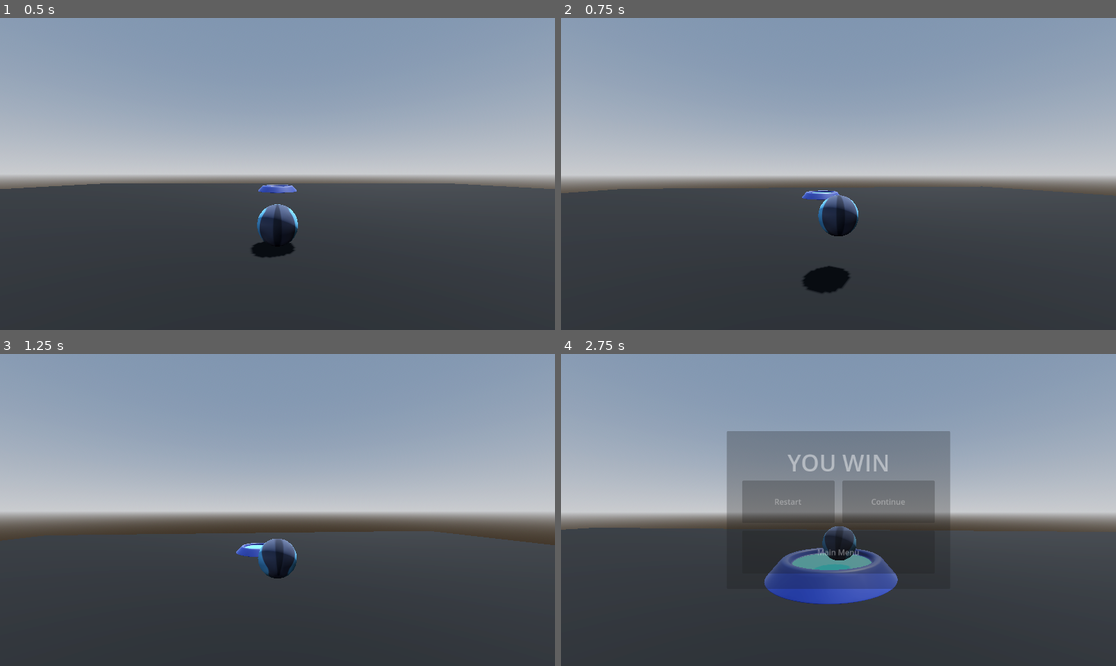
Above: before the commit, frames 1-4 (two rows, left to right).
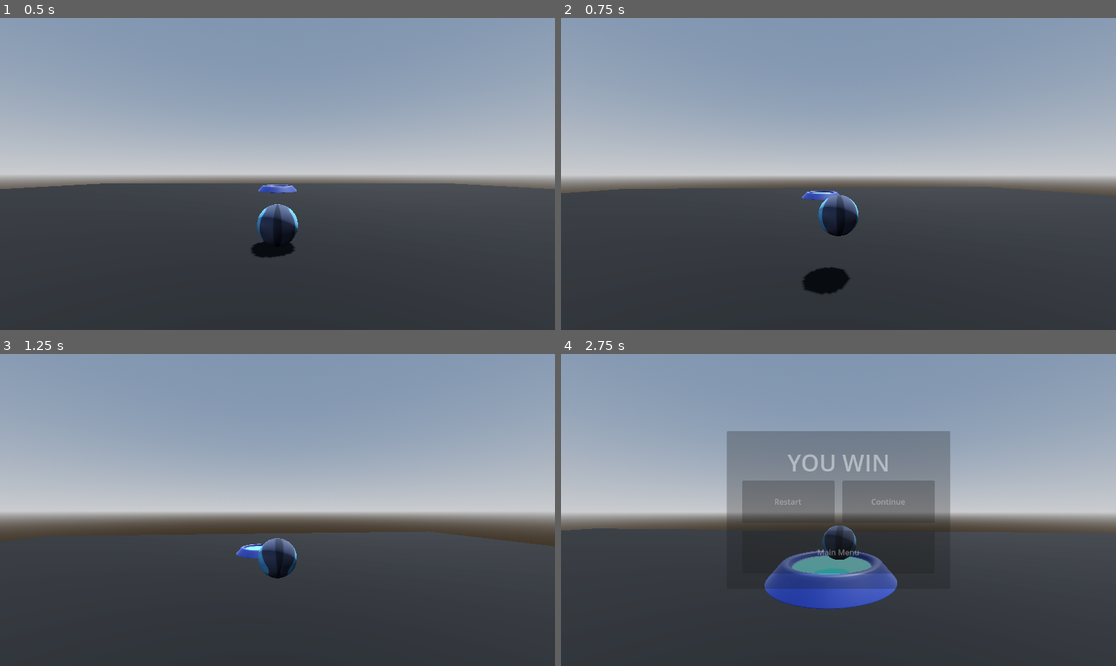
Above: after the commit, the same moments.

Repository: ddon-dev/tiki-boost
Game: Godot game, scene res://scenes/levels/Proto.tscn
The game is run twice, just before and just after one commit, with the same random seed, the same clock (stepped at 60 frames per second) and the same inputs. The engine's default icon, where the game draws it, is replaced by a stand-in: a white triangle on a blue panel in a dark square.
Inputs (mouse positions are in pixels of both pictures, inside the frame that each line leads up to):
- Up to frame 1 (0.5 s): no input
- Up to frame 2 (0.75 s): tap Enter at 0.5 s; move the mouse to (866, 174) at 0.52 s; hold W (forward) from 0.53 s (still down); click (866, 174) at 0.6 s
- Up to frame 3 (1.25 s): keep holding W (forward); click (305, 510) at 0.77 s; click (305, 510) at 1.07 s
- Up to frame 4 (2.75 s): keep holding W (forward); move the mouse to (810, 510) at 1.27 s; tap Space at 1.35 s; click (810, 510) at 1.52 s; click (810, 510) at 1.55 s; click (810, 510) at 1.82 s; move the mouse to (849, 503) at 2.02 s; click (849, 503) at 2.1 s

Frame 1 is identical in both runs. In frame 2, less than 0.1% of the frame differs, in the area x 1-78%, y 53-89%; in frame 3, 0.3%; in frame 4, 1.3%, in the area x 0-90%, y 55-82%.

Commit message:
added death zone and jump buffering time

Diff:
--- a/scenes/levels/Proto.tscn
+++ b/scenes/levels/Proto.tscn
@@ -1,9 +1,10 @@
-[gd_scene load_steps=9 format=3 uid="uid://r5802t4ayrt0"]
+[gd_scene load_steps=10 format=3 uid="uid://r5802t4ayrt0"]
 
 [ext_resource type="PackedScene" uid="uid://bguscvtdsubse" path="res://scenes/player/Player.tscn" id="1_a6j5x"]
 [ext_resource type="Script" uid="uid://b8fx2gpqpf8tp" path="res://scripts/levels/level_manager.gd" id="2_rsu2w"]
 [ext_resource type="PackedScene" uid="uid://c1bkxh8p1litp" path="res://scenes/objects/FinishPoint.tscn" id="2_u1lr8"]
 [ext_resource type="PackedScene" uid="uid://c5teqd0w4tca1" path="res://scenes/ui/ProtoWinScreen.tscn" id="3_4t2bw"]
+[ext_resource type="PackedScene" uid="uid://1tjylehjm63n" path="res://scenes/objects/DeathZone.tscn" id="4_rsu2w"]
 
 [sub_resource type="StandardMaterial3D" id="StandardMaterial3D_6gjf6"]
 albedo_color = Color(0, 0, 0, 1)
@@ -85,6 +86,8 @@
 [node name="FinishPoint" parent="." instance=ExtResource("2_u1lr8")]
 transform = Transform3D(1, 0, 0, 0, 1, 0, 0, 0, 1, 0, -0.4208498, -16)
 
+[node name="DeathZone" parent="." instance=ExtResource("4_rsu2w")]
+
 [node name="UI" type="CanvasLayer" parent="."]
 
 [node name="ProtoWinScreen" parent="UI" instance=ExtResource("3_4t2bw")]
--- a/scenes/objects/DeathZone.tscn
+++ b/scenes/objects/DeathZone.tscn
@@ -8,8 +8,10 @@
 script = ExtResource("1_c8b0k")
 
 [node name="Area3D" type="Area3D" parent="."]
+collision_layer = 0
 
 [node name="CollisionShape3D" type="CollisionShape3D" parent="Area3D"]
+transform = Transform3D(1, 0, 0, 0, 1, 0, 0, 0, 1, 0, -5.129963, 0)
 shape = SubResource("WorldBoundaryShape3D_jj4px")
 
 [connection signal="body_entered" from="Area3D" to="." method="_on_area_3d_body_entered"]
--- a/scenes/player/Player.tscn
+++ b/scenes/player/Player.tscn
@@ -15,7 +15,7 @@
 [sub_resource type="StandardMaterial3D" id="StandardMaterial3D_l0f2b"]
 albedo_texture = ExtResource("1_g1eag")
 
-[node name="Player" type="Node3D" groups=["player"]]
+[node name="Player" type="Node3D"]
 script = ExtResource("1_tpg5x")
 
 [node name="Marble" type="RigidBody3D" parent="."]
--- a/scripts/levels/level_manager.gd
+++ b/scripts/levels/level_manager.gd
@@ -3,4 +3,6 @@
 @warning_ignore_start("unused_signal")
 signal level_finished
 
+var current_spawnpoint: Vector3 = Vector3.ZERO
+
 # Lógica del reloj del nivel, puntaje y checkpoints
--- a/scripts/objects/death_zone.gd
+++ b/scripts/objects/death_zone.gd
@@ -1,5 +1,10 @@
 extends Node3D
 
+@onready var level_manager: LevelManager = %LevelManager
+
 func _on_area_3d_body_entered(body: Node3D) -> void:
-	if body is Player:
-		pass
+	if body is Marble:
+		var marble: Marble = body
+		marble.global_position = level_manager.current_spawnpoint
+		marble.linear_velocity = Vector3.ZERO
+		marble.angular_velocity = Vector3.ZERO
--- a/scripts/player/marble.gd
+++ b/scripts/player/marble.gd
@@ -4,14 +4,18 @@
 @export var max_velocity: float = 20.0
 @export var jump_force: float = 7.5
 @export var finish_decel: float = 0.25
+@export var jump_buffer_window: float = 0.075
 
 @onready var camera: Camera3D = %Camera3D
 @onready var ground_check_ray: RayCast3D = %GroundCheckRay
 
 var can_move: bool = true
 var level_finished: bool = false
+var jump_buffer_timer: float = 0.0
 
 func _physics_process(delta: float) -> void:
+	if jump_buffer_timer > 0: jump_buffer_timer -= delta
+
 	ground_check_ray.global_position = global_position
 	ground_check_ray.force_raycast_update()
 
@@ -25,7 +29,10 @@
 	if abs(linear_velocity.z) - max_velocity > 0.0:
 		linear_velocity.z = -max_velocity
 
-	if Input.is_action_just_pressed("jump") && ground_check_ray.is_colliding():
+	if Input.is_action_just_pressed("jump"):
+		jump_buffer_timer = jump_buffer_window
+
+	if jump_buffer_timer > 0 && ground_check_ray.is_colliding():
 		_jump()
 
 func _movement(delta: float) -> void:
--- a/scripts/player/player.gd
+++ b/scripts/player/player.gd
@@ -5,6 +5,8 @@
 @onready var camera: CameraContainer = %CameraContainer
 
 func _ready() -> void:
+	level_manager.current_spawnpoint = global_position
+
 	level_manager.level_finished.connect(_on_level_finished)
 
 func _on_level_finished() -> void:
